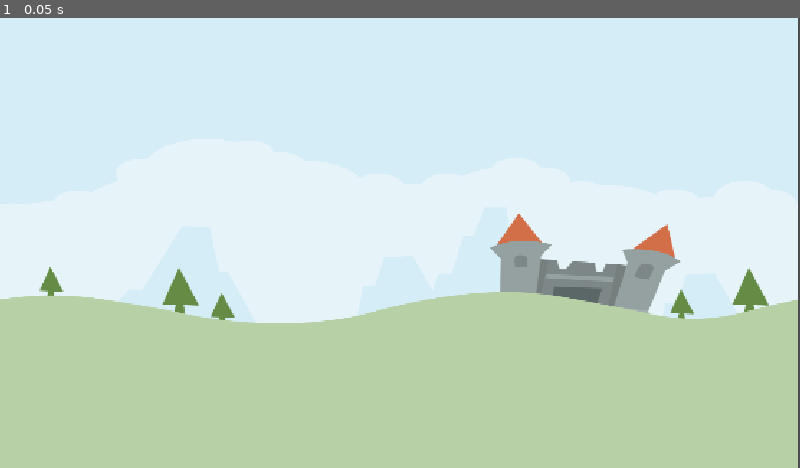
Above: before the commit, frame 1.
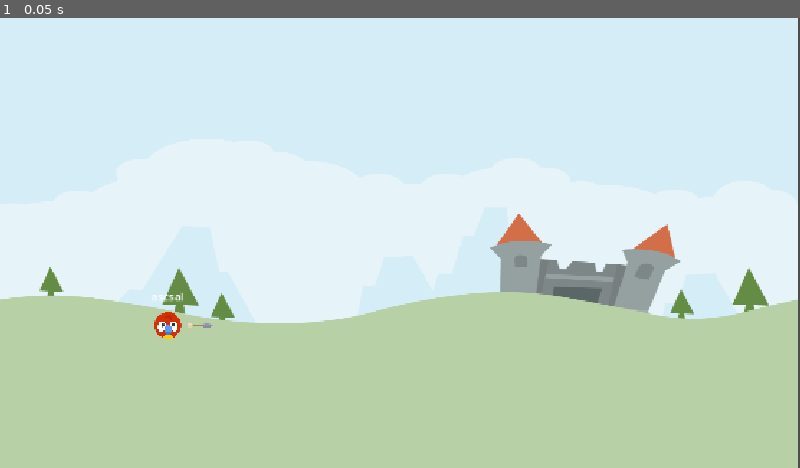
Above: after the commit, the same moment.

Repository: filipeAugusto99/Angry-Animals
Game: Godot game, scene res://Scene/LevelBase/LevelBase.tscn
Same seed, same stepped clock (60 frames per second), same inputs: the game is played once before the commit and once after it. This scene is started directly instead of the project's main scene.
Inputs:
- Up to frame 1 (0.05 s): no input

The runs differ from the first frame. In frame 1, 0.2% of the frame differs, in the area x 19-27%, y 61-72%.

Commit message:
Animal Scene

Diff:
--- /dev/null
+++ b/Scene/Animal/Animal.gd
@@ -0,0 +1,13 @@
+extends RigidBody2D
+
+func _ready() -> void:
+	pass
+
+func _process(delta: float) -> void:
+	pass
+
+func _on_input_event(viewport: Node, event: InputEvent, shape_idx: int) -> void:
+	pass # Replace with function body.
+
+func _on_visible_on_screen_notifier_2d_screen_exited() -> void:
+	pass # Replace with function body.
--- /dev/null
+++ b/Scene/Animal/Animal.tscn
@@ -0,0 +1,55 @@
+[gd_scene load_steps=9 format=3 uid="uid://tif1dp27gjak"]
+
+[ext_resource type="Script" uid="uid://b8167v4ki0i2b" path="res://Scene/Animal/Animal.gd" id="1_oq0gn"]
+[ext_resource type="Texture2D" uid="uid://ubwdn55c7b75" path="res://assets/player/parrot.png" id="1_ppqcy"]
+[ext_resource type="Texture2D" uid="uid://cdb8d8ttlgeas" path="res://assets/items/arrow.png" id="2_oq0gn"]
+[ext_resource type="AudioStream" uid="uid://bkshqu8igllhp" path="res://assets/audio/stretch2.ogg" id="3_ocgke"]
+[ext_resource type="AudioStream" uid="uid://bse5a23by1coi" path="res://assets/audio/kick_wood.ogg" id="4_eu6sv"]
+[ext_resource type="AudioStream" uid="uid://cpsu76ysi1ld3" path="res://assets/audio/catapult.ogg" id="5_ocgke"]
+
+[sub_resource type="PhysicsMaterial" id="PhysicsMaterial_ce0t2"]
+bounce = 0.2
+
+[sub_resource type="CircleShape2D" id="CircleShape2D_ekmk5"]
+radius = 19.5
+
+[node name="Animal" type="RigidBody2D"]
+input_pickable = true
+physics_material_override = SubResource("PhysicsMaterial_ce0t2")
+freeze = true
+contact_monitor = true
+max_contacts_reported = 1
+script = ExtResource("1_oq0gn")
+
+[node name="Sprite2D" type="Sprite2D" parent="."]
+scale = Vector2(0.15, 0.15)
+texture = ExtResource("1_ppqcy")
+
+[node name="Arrow" type="Sprite2D" parent="."]
+scale = Vector2(0.3, 0.3)
+texture = ExtResource("2_oq0gn")
+offset = Vector2(150, 0)
+
+[node name="CollisionShape2D" type="CollisionShape2D" parent="."]
+shape = SubResource("CircleShape2D_ekmk5")
+
+[node name="DebugLabel" type="Label" parent="."]
+offset_left = -24.0
+offset_top = -53.0
+offset_right = 27.0
+offset_bottom = -30.0
+text = "ascsal "
+
+[node name="StretchSound" type="AudioStreamPlayer2D" parent="."]
+stream = ExtResource("3_ocgke")
+
+[node name="LaunchSound" type="AudioStreamPlayer2D" parent="."]
+stream = ExtResource("5_ocgke")
+
+[node name="KickSound" type="AudioStreamPlayer2D" parent="."]
+stream = ExtResource("4_eu6sv")
+
+[node name="VisibleOnScreenNotifier2D" type="VisibleOnScreenNotifier2D" parent="."]
+
+[connection signal="input_event" from="." to="." method="_on_input_event"]
+[connection signal="screen_exited" from="VisibleOnScreenNotifier2D" to="." method="_on_visible_on_screen_notifier_2d_screen_exited"]
--- a/Scene/LevelBase/LevelBase.tscn
+++ b/Scene/LevelBase/LevelBase.tscn
@@ -1,6 +1,7 @@
-[gd_scene load_steps=2 format=3 uid="uid://b4swvqvrddbww"]
+[gd_scene load_steps=3 format=3 uid="uid://b4swvqvrddbww"]
 
 [ext_resource type="Texture2D" uid="uid://de2wv2mmfoqw" path="res://assets/scene/colored_castle.png" id="1_7tyto"]
+[ext_resource type="PackedScene" uid="uid://tif1dp27gjak" path="res://Scene/Animal/Animal.tscn" id="2_xw4qm"]
 
 [node name="LevelBase" type="Node2D"]
 
@@ -8,3 +9,6 @@
 position = Vector2(574, 325.25)
 scale = Vector2(1.12109, 0.645366)
 texture = ExtResource("1_7tyto")
+
+[node name="Animal" parent="." instance=ExtResource("2_xw4qm")]
+position = Vector2(241, 442)
--- a/Scene/Test/Bird1.gd
+++ /dev/null
@@ -1,29 +0,0 @@
-extends RigidBody2D
-
-@onready var label: Label = $Label
-
-# Called when the node enters the scene tree for the first time.
-func _ready() -> void:
-	pass # Replace with function body.
-
-
-# Called every frame. 'delta' is the elapsed time since the previous frame.
-func _process(delta: float) -> void:
-	label.text = "FZ:%s CC:%d\nSL:%s" % [
-		freeze, get_contact_count(),
-		sleeping
-	]
-
-
-func _on_sleeping_state_changed() -> void:
-	print("_on_sleeping_state_changed")
-
-
-func _on_timer_timeout() -> void:
-	freeze = false
-
-
-func _on_input_event(viewport: Node, event: InputEvent, shape_idx: int) -> void:
-	if event is InputEventMouseMotion:
-		if event.button_mask == 1:
-			position = get_global_mouse_position()
--- a/Scene/Test/Test.tscn
+++ /dev/null
@@ -1,166 +0,0 @@
-[gd_scene load_steps=15 format=3 uid="uid://daig3yjltfjor"]
-
-[ext_resource type="Texture2D" uid="uid://bogy0vxinq0jq" path="res://assets/env/elementStone025.png" id="1_0lwbr"]
-[ext_resource type="Texture2D" uid="uid://dodc6kl75rixa" path="res://Scene/icon.svg" id="2_ajmn7"]
-[ext_resource type="Script" uid="uid://cvqr8d3pnepwk" path="res://Scene/Test/Bird1.gd" id="2_iv03y"]
-[ext_resource type="Texture2D" uid="uid://cnnm78su84c5l" path="res://assets/env/elementWood015.png" id="3_os4f8"]
-
-[sub_resource type="RectangleShape2D" id="RectangleShape2D_ajmn7"]
-size = Vector2(25, 685)
-
-[sub_resource type="PhysicsMaterial" id="PhysicsMaterial_iv03y"]
-
-[sub_resource type="RectangleShape2D" id="RectangleShape2D_os4f8"]
-size = Vector2(1167, 27)
-
-[sub_resource type="PhysicsMaterial" id="PhysicsMaterial_os4f8"]
-bounce = 0.3
-
-[sub_resource type="CircleShape2D" id="CircleShape2D_os4f8"]
-radius = 32.0624
-
-[sub_resource type="PhysicsMaterial" id="PhysicsMaterial_4m1ay"]
-bounce = 0.3
-
-[sub_resource type="PhysicsMaterial" id="PhysicsMaterial_7xr10"]
-bounce = 0.3
-
-[sub_resource type="RectangleShape2D" id="RectangleShape2D_iv03y"]
-size = Vector2(216.123, 60.5146)
-
-[sub_resource type="RectangleShape2D" id="RectangleShape2D_4m1ay"]
-size = Vector2(19, 46)
-
-[sub_resource type="CircleShape2D" id="CircleShape2D_iv03y"]
-radius = 19.4165
-
-[node name="Test" type="Node2D"]
-
-[node name="StaticBody2D" type="StaticBody2D" parent="."]
-
-[node name="Sprite2D" type="Sprite2D" parent="StaticBody2D"]
-position = Vector2(-9.53674e-07, 316.5)
-scale = Vector2(0.371429, 3.14091)
-texture = ExtResource("1_0lwbr")
-
-[node name="CollisionShape2D" type="CollisionShape2D" parent="StaticBody2D"]
-position = Vector2(-1, 303)
-shape = SubResource("RectangleShape2D_ajmn7")
-
-[node name="StaticBody2D2" type="StaticBody2D" parent="."]
-position = Vector2(1150, 0)
-
-[node name="Sprite2D" type="Sprite2D" parent="StaticBody2D2"]
-position = Vector2(0.999999, 317)
-scale = Vector2(0.371429, 3.14091)
-texture = ExtResource("1_0lwbr")
-
-[node name="CollisionShape2D" type="CollisionShape2D" parent="StaticBody2D2"]
-position = Vector2(1.5, 321)
-shape = SubResource("RectangleShape2D_ajmn7")
-
-[node name="Floor" type="StaticBody2D" parent="."]
-position = Vector2(443, 329)
-physics_material_override = SubResource("PhysicsMaterial_iv03y")
-
-[node name="Sprite2D" type="Sprite2D" parent="Floor"]
-position = Vector2(134.033, 317)
-rotation = 1.5708
-scale = Vector2(0.371429, 5.30858)
-texture = ExtResource("1_0lwbr")
-
-[node name="CollisionShape2D" type="CollisionShape2D" parent="Floor"]
-position = Vector2(134.5, 318.5)
-shape = SubResource("RectangleShape2D_os4f8")
-
-[node name="Bird1" type="RigidBody2D" parent="."]
-position = Vector2(127, 163)
-input_pickable = true
-physics_material_override = SubResource("PhysicsMaterial_os4f8")
-center_of_mass_mode = 1
-freeze = true
-script = ExtResource("2_iv03y")
-
-[node name="Label" type="Label" parent="Bird1"]
-offset_left = -29.0
-offset_top = -119.0
-offset_right = 26.0
-offset_bottom = -48.0
-theme_override_font_sizes/font_size = 24
-text = "0000
-0000"
-
-[node name="Sprite2D" type="Sprite2D" parent="Bird1"]
-scale = Vector2(0.5, 0.5)
-texture = ExtResource("2_ajmn7")
-
-[node name="CollisionShape2D" type="CollisionShape2D" parent="Bird1"]
-shape = SubResource("CircleShape2D_os4f8")
-
-[node name="Timer" type="Timer" parent="Bird1"]
-process_callback = 0
-wait_time = 2.0
-one_shot = true
-autostart = true
-
-[node name="RigidBody2D2" type="RigidBody2D" parent="."]
-position = Vector2(424, 251)
-mass = 2.0
-physics_material_override = SubResource("PhysicsMaterial_4m1ay")
-
-[node name="Sprite2D" type="Sprite2D" parent="RigidBody2D2"]
-scale = Vector2(0.5, 0.5)
-texture = ExtResource("2_ajmn7")
-
-[node name="CollisionShape2D" type="CollisionShape2D" parent="RigidBody2D2"]
-shape = SubResource("CircleShape2D_os4f8")
-
-[node name="RigidBody2D3" type="RigidBody2D" parent="."]
-position = Vector2(787, 545)
-mass = 10.0
-physics_material_override = SubResource("PhysicsMaterial_7xr10")
-
-[node name="Sprite2D" type="Sprite2D" parent="RigidBody2D3"]
-scale = Vector2(0.5, 0.5)
-texture = ExtResource("2_ajmn7")
-
-[node name="CollisionShape2D" type="CollisionShape2D" parent="RigidBody2D3"]
-shape = SubResource("CircleShape2D_os4f8")
-
-[node name="Plank" type="RigidBody2D" parent="."]
-position = Vector2(508, 588)
-
-[node name="Sprite2D" type="Sprite2D" parent="Plank"]
-position = Vector2(115, -2)
-scale = Vector2(2.09545, 0.257143)
-texture = ExtResource("3_os4f8")
-
-[node name="Sprite2D2" type="Sprite2D" parent="Plank"]
-position = Vector2(335, -34.25)
-scale = Vector2(0.0863636, 0.678571)
-texture = ExtResource("3_os4f8")
-
-[node name="CollisionShape2D" type="CollisionShape2D" parent="Plank"]
-position = Vector2(116.478, -1.93188)
-scale = Vector2(2.1, 0.257143)
-shape = SubResource("RectangleShape2D_iv03y")
-
-[node name="CollisionShape2D2" type="CollisionShape2D" parent="Plank"]
-position = Vector2(334.5, -35)
-shape = SubResource("RectangleShape2D_4m1ay")
-
-[node name="Pivot" type="RigidBody2D" parent="."]
-position = Vector2(598, 626)
-
-[node name="Sprite2D" type="Sprite2D" parent="Pivot"]
-position = Vector2(-25, -11)
-scale = Vector2(0.3, 0.3)
-texture = ExtResource("2_ajmn7")
-
-[node name="CollisionShape2D" type="CollisionShape2D" parent="Pivot"]
-position = Vector2(-25, -12)
-shape = SubResource("CircleShape2D_iv03y")
-
-[connection signal="input_event" from="Bird1" to="Bird1" method="_on_input_event"]
-[connection signal="sleeping_state_changed" from="Bird1" to="Bird1" method="_on_sleeping_state_changed"]
-[connection signal="timeout" from="Bird1/Timer" to="Bird1" method="_on_timer_timeout"]
Not shown, added: Scene/Animal/Animal.gd.uid
Not shown, removed: Scene/Test/Bird1.gd.uid
Renamed: Scene/icon.svg -> assets/icon.svg
Not shown, changed: assets/icon.svg.import
